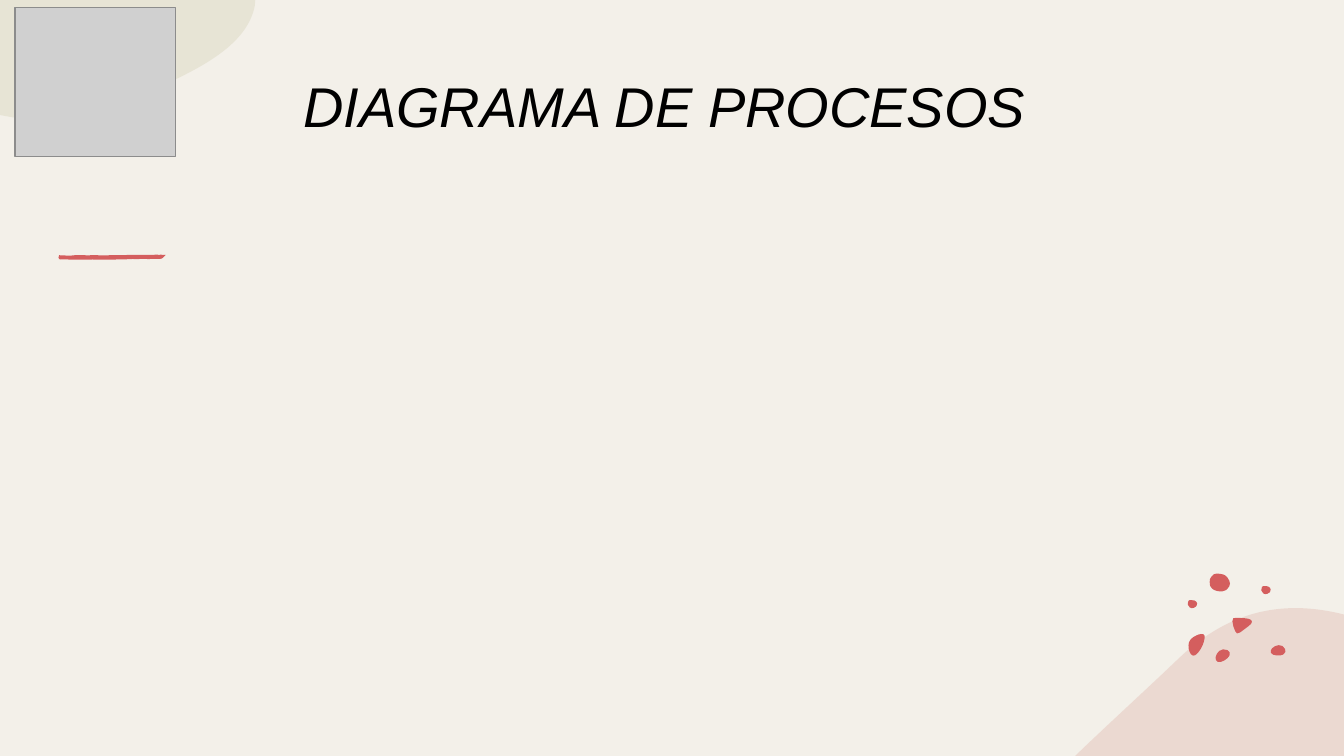
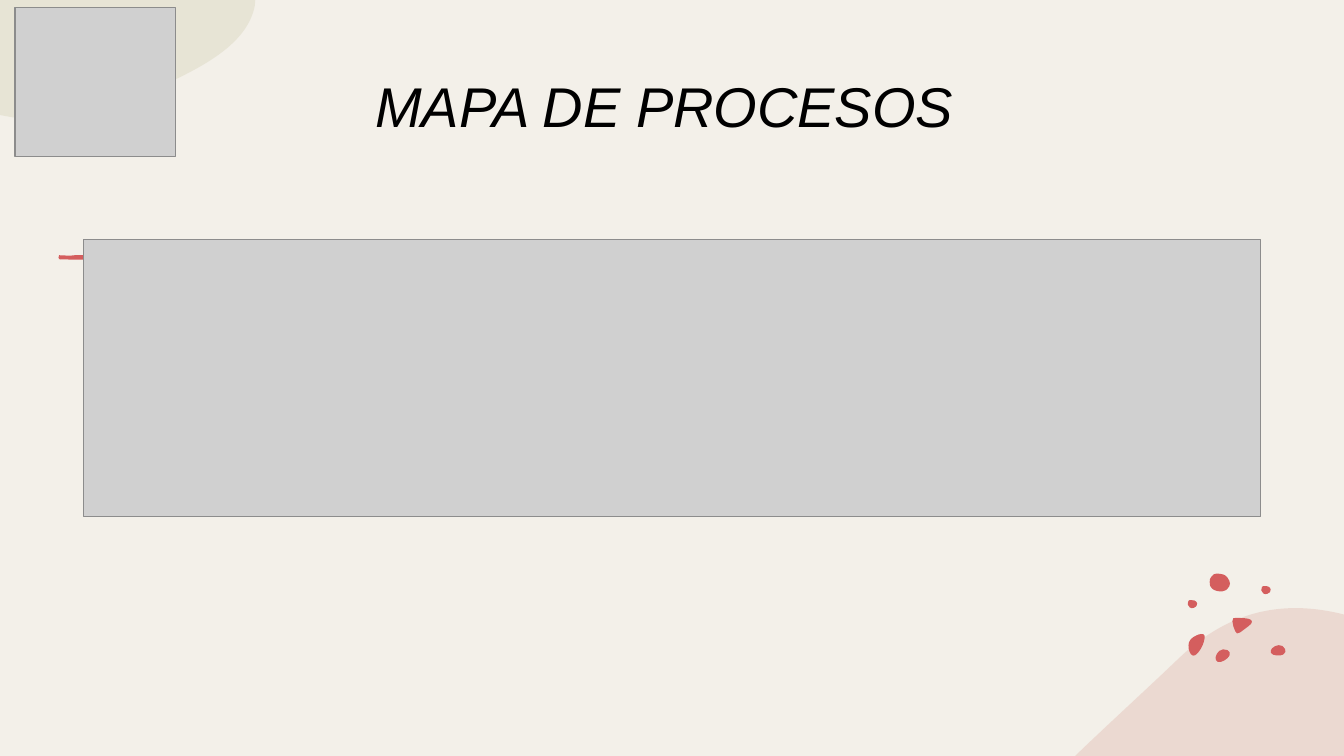
Before and after one commit to huertas-santiago/WebWuky, a slide deck: slide 9 of PRESENTACIONES/Presentacion de Proyecto_WUKY.pptx. Drawn at 1344x756 pixels with LibreOffice and Linux fonts; fonts in the diff are those of the drawing; grey boxes stand for pictures. Boxes give left, top, right and bottom in pixels: in the first picture for what was removed or moved away, otherwise in the second. Text is boxed around its words. In the diff, an @@ line names an element or a change of style, - is before the commit and + after.

```diff
--- a/PRESENTACIONES/Presentacion de Proyecto_WUKY.pptx
+++ b/PRESENTACIONES/Presentacion de Proyecto_WUKY.pptx
@@ text at bbox=[375, 88, 953, 128]: text changed @@
-DIAGRAMA DE PROCESOS
+MAPA DE PROCESOS
@@ picture added at bbox=[84, 240, 1261, 517] @@
@@ freeform shape removed at bbox=[164, 255, 164, 255] @@
```
Also in this commit, not shown: 1 other slide changed, 1 slide added, 1 slide removed.
